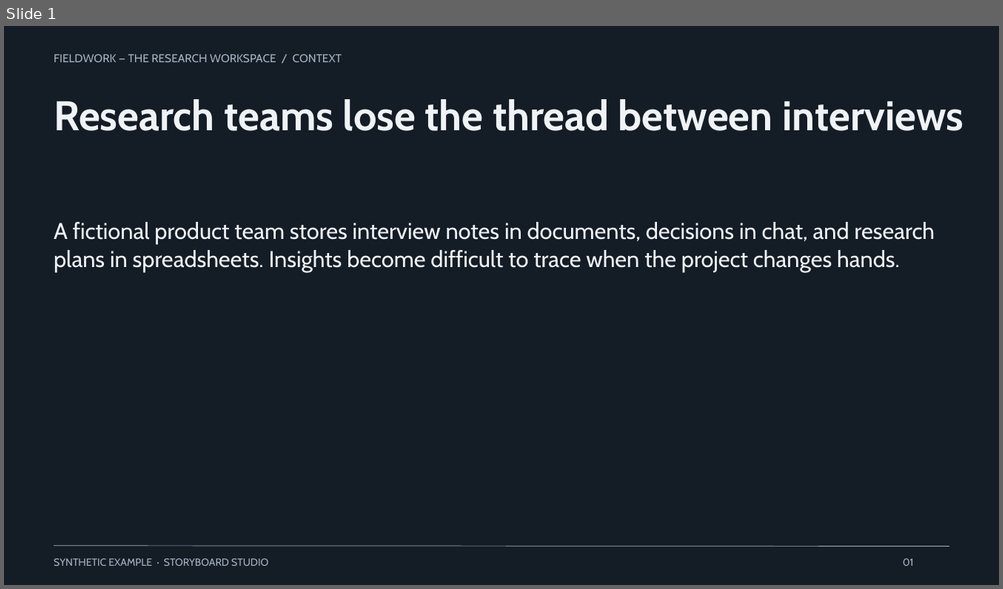
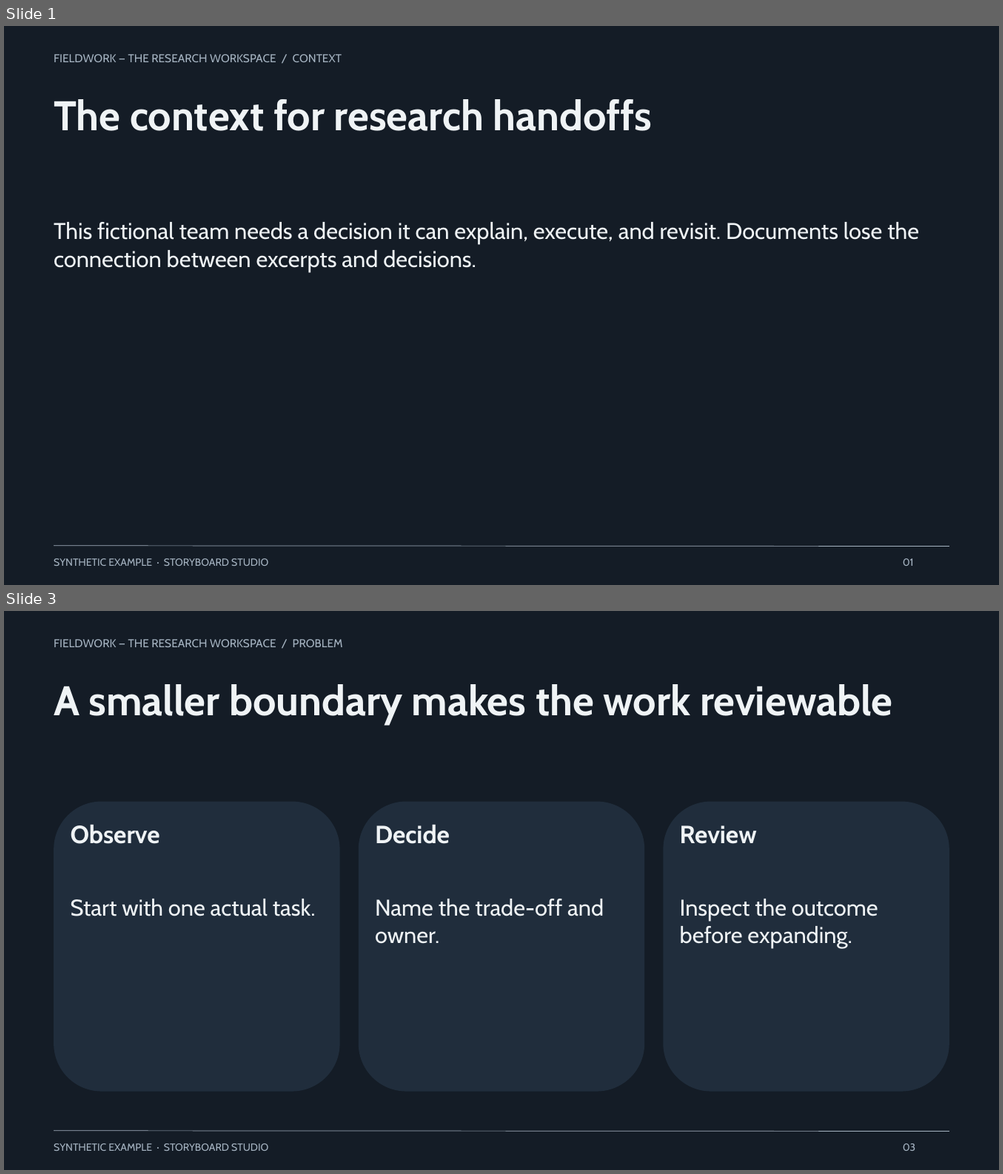
Before and after one commit to OthmaneBlial/Storyboard-Studio, a slide deck: gallery/native/startup-pitch/deck.pptx. Shown one above the other, each under a label of ours: slide 1 before the commit, slides 1 and 3 after it; the slides between them are not shown. The pictures are 1003x589 and 1003x1174 pixels, drawn with LibreOffice and Linux fonts; fonts in the diff are those of the drawing. Boxes give left, top, right and bottom in pixels: in the first picture for what was removed or moved away, otherwise in the second. Text is boxed around its words. In the diff, an @@ line names an element or a change of style, - is before the commit and + after.

Commit message:
gallery: add verified native startup-pitch deck

```diff
--- a/gallery/native/startup-pitch/deck.pptx
+++ b/gallery/native/startup-pitch/deck.pptx
@@ slide 3 added at (4,611,999,1170), background #141C26 @@
@@ text added at (54,639,343,647), 11 pt, text #A6B4C2 @@
+FIELDWORK — THE RESEARCH WORKSPACE / PROBLEM
@@ text added at (54,684,892,724), 40 pt, text #EFF3F5, bold @@
+A smaller boundary makes the work reviewable
@@ rounded rectangle added at (54,802,340,1092), fill #202D3C @@
@@ rounded rectangle added at (358,802,644,1092), fill #202D3C @@
@@ rounded rectangle added at (663,802,948,1092), fill #202D3C @@
@@ text added at (71,824,160,844), 24 pt, text #EFF3F5, bold @@
+Observe
@@ text added at (375,824,449,844), 24 pt, text #EFF3F5, bold @@
+Decide
@@ text added at (680,826,757,844), 24 pt, text #EFF3F5, bold @@
+Review
@@ text added at (71,899,316,917), 22 pt, text #EFF3F5 @@
+Start with one actual task.
@@ text added at (375,899,603,944), 22 pt, text #EFF3F5 @@
+Name the trade-off and
+owner.
@@ text added at (680,899,878,948), 22 pt, text #EFF3F5 @@
+Inspect the outcome
+before expanding.
@@ line added from (54, 1131) to (949, 1132), #A6B4C2 0.5 pt @@
@@ text added at (54,1144,268,1151), 10 pt, text #A6B4C2 @@
+SYNTHETIC EXAMPLE · STORYBOARD STUDIO
@@ text added at (902,1144,916,1151), 10 pt, text #A6B4C2 @@
+03
@@ slide 1 changed as well @@
@@ text at (54,99,652,131): text changed @@
-Research teams lose the thread between interviews
+The context for research handoffs
@@ text at (54,222,919,272): text changed @@
-A fictional product team stores interview notes in documents, decisions in chat, and research
-plans in spreadsheets. Insights become difficult to trace when the project changes hands.
+This fictional team needs a decision it can explain, execute, and revisit. Documents lose the
+connection between excerpts and decisions.
```
Also in this commit, not shown: 5 other slides changed, 2 other slides added, 1 slide removed, 11 other files.
